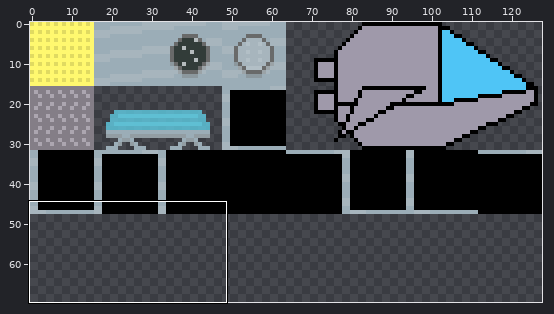
Pixel-art file -- aseprite/CC_shipSheet_001.ase. Above, an overview of the earlier version with the close-up marked.
Close-up. First the earlier version:
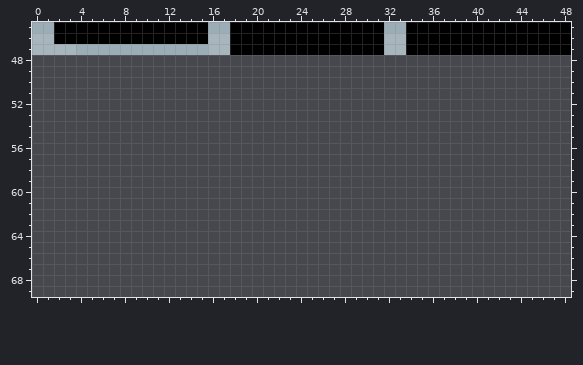
128x128 pixels, 1 frame. Shown: x 0..48, y 45..69. The wide view leaves out empty margins.
Now the later version:
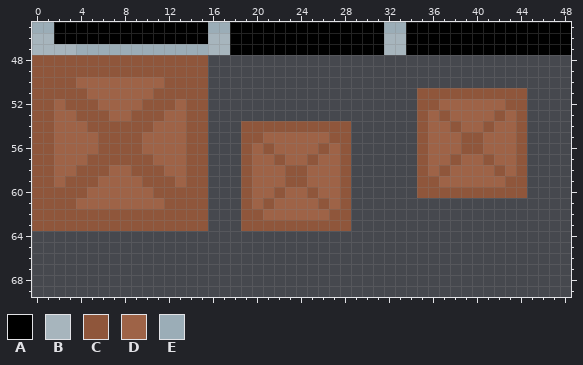
Palette (. is transparent): A #000000  B #a7b5bd  C #8f563b  D #9e6347  E #9badb7
Diff:
{"y":48,"x":0,"old":"................","new":"CCCCCCCCCCCCCCCC"}
{"y":49,"x":0,"old":"................","new":"CCCCCCCCCCCCCCCC"}
{"y":50,"x":0,"old":"................","new":"CCCCDDDDDDDDCCCC"}
{"y":51,"x":0,"old":"................","new":"CCCCCDDDDDDCCCCC"}
{"y":51,"x":35,"old":"..........","new":"CCCCCCCCCC"}
{"y":52,"x":0,"old":"................","new":"CCDCCCDDDDCCCDCC"}
{"y":52,"x":35,"old":"..........","new":"CCDDDDDDCC"}
{"y":53,"x":0,"old":"................","new":"CCDDCCCDDCCCDDCC"}
{"y":53,"x":35,"old":"..........","new":"CDCDDDDCDC"}
{"y":54,"x":0,"old":"................","new":"CCDDDCCCCCCDDDCC"}
{"y":54,"x":19,"old":"..........","new":"CCCCCCCCCC"}
{"y":54,"x":35,"old":"..........","new":"CDDCDDCDDC"}
{"y":55,"x":0,"old":"................","new":"CCDDDDCCCCDDDDCC"}
{"y":55,"x":19,"old":"..........","new":"CCDDDDDDCC"}
{"y":55,"x":35,"old":"..........","new":"CDDDCCDDDC"}
{"y":56,"x":0,"old":"................","new":"CCDDDDCCCCDDDDCC"}
{"y":56,"x":19,"old":"..........","new":"CDCDDDDCDC"}
{"y":56,"x":35,"old":"..........","new":"CDDDCCDDDC"}
{"y":57,"x":0,"old":"................","new":"CCDDDCCCCCCDDDCC"}
{"y":57,"x":19,"old":"..........","new":"CDDCDDCDDC"}
{"y":57,"x":35,"old":"..........","new":"CDDCDDCDDC"}
{"y":58,"x":0,"old":"................","new":"CCDDCCCDDCCCDDCC"}
{"y":58,"x":19,"old":"..........","new":"CDDDCCDDDC"}
{"y":58,"x":35,"old":"..........","new":"CDCDDDDCDC"}
{"y":59,"x":0,"old":"................","new":"CCDCCCDDDDCCCDCC"}
{"y":59,"x":19,"old":"..........","new":"CDDDCCDDDC"}
{"y":59,"x":35,"old":"..........","new":"CCDDDDDDCC"}
{"y":60,"x":0,"old":"................","new":"CCCCCDDDDDDCCCCC"}
{"y":60,"x":19,"old":"..........","new":"CDDCDDCDDC"}
{"y":60,"x":35,"old":"..........","new":"CCCCCCCCCC"}
{"y":61,"x":0,"old":"................","new":"CCCCDDDDDDDDCCCC"}
{"y":61,"x":19,"old":"..........","new":"CDCDDDDCDC"}
{"y":62,"x":0,"old":"................","new":"CCCCCCCCCCCCCCCC"}
{"y":62,"x":19,"old":"..........","new":"CCDDDDDDCC"}
{"y":63,"x":0,"old":"................","new":"CCCCCCCCCCCCCCCC"}
{"y":63,"x":19,"old":"..........","new":"CCCCCCCCCC"}
{"label":"added","picture_box":[32,55,351,231]}
{"label":"added","picture_box":[417,88,527,198]}
